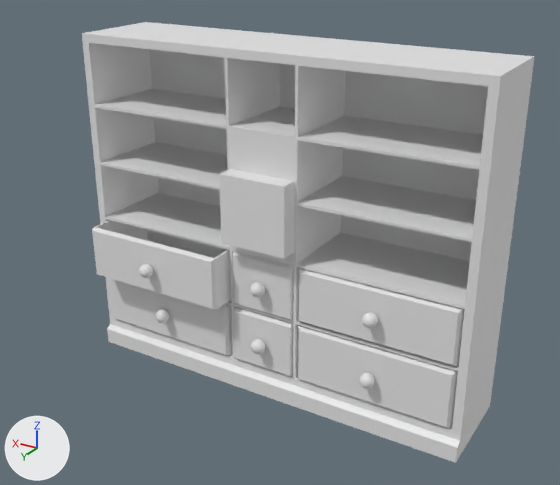
Renders of the FBX model Models/Kast/Kast met lades.FBX from each side of a commit.
One viewpoint serves both versions: a 50 mm camera at (-2.62, 4.35, 3.31) aimed at (-0.16, 0.24, 1.26). The lights are fixed; the arrows at lower left show +X, +Y and +Z. Where no turn or scale is listed for an object, it has been applied to the vertices.

Objects in the first picture: 'KLuis, placeholder', 'Kast frame', 'Lade002', 'Lade003', 'Lade004', 'Lade005', 'Lade006', 'Lade1'.
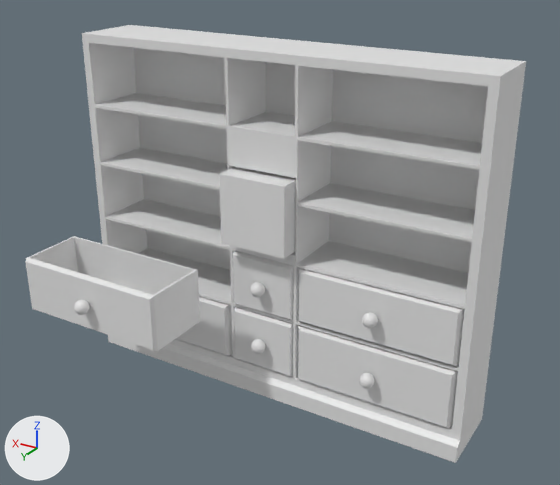
Diff of the bpy script that builds the scene:
```diff
--- a/Models/Kast/Kast met lades.FBX.py
+++ b/Models/Kast/Kast met lades.FBX.py
@@ me_mesh @@
 # used by ob_kast_frame; location = (0.0, -0.129, 0.0)
-me_mesh.from_pydata(...)  # 144 vertices, 282 faces; spans x -1.5..1.5, y -0.35..0.39, z 0.0..2.5
+me_mesh.from_pydata(...)  # 158 vertices, 310 faces; spans x -1.5..1.5, y -0.16..0.39, z 0.0..2.5
+# me_mesh part 1
+# 12 faces are deleted
+# 52 vertices in x -1.5..1.5, y -0.35..-0.3, z 0.0..2.5 move by (0.0, 0.19, 0.0)
+# 1 vertex moves within x 0.25, y 0.35, z 1.1
+# 8 vertices are added at x 0.27..1.44, y -0.11..0.35, z 0.68..1.1
+# 6 new vertices lie (0.0, -0.5, 0.0) away from vertices in x -0.26..0.26, y 0.35, z 1.18..1.72
+# 40 new faces join them
@@ ob_lade1 @@
 ob_lade1 = bpy.data.objects.new('Lade1', me_mesh_002)
-ob_lade1.location = (0.856, 0.726, 0.885)
+ob_lade1.location = (0.856, 1.382, 0.885)
```

What differs and where, as boxes (x1, y1, x2, y2) in the pictures (560 x 485 px):
'Kast frame', reshaped
    before: (82, 22, 535, 463)
    after: (82, 25, 526, 463)
'Lade1', moved
    before: (92, 220, 231, 310)
    after: (25, 236, 200, 351)
part 1 of me_mesh, built on
    before: (105, 22, 535, 420)
    after: (105, 25, 526, 420)
'Lade004', unchanged, covered by the edit
    before: (111, 279, 233, 356)
    after: (176, 296, 233, 356)
